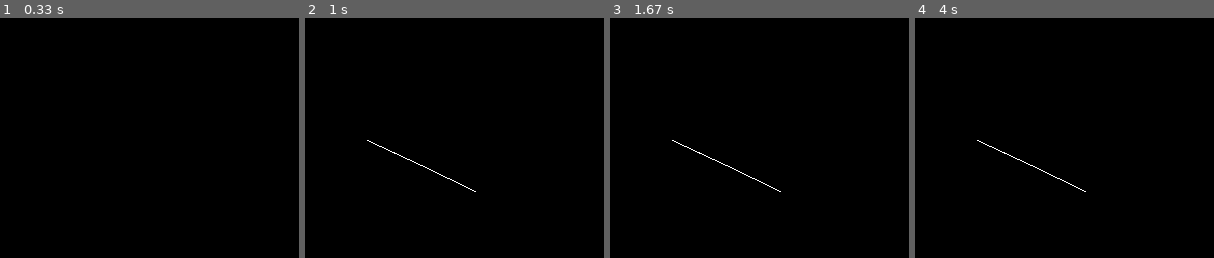
Above: before the commit, frames 1-4 (left to right).
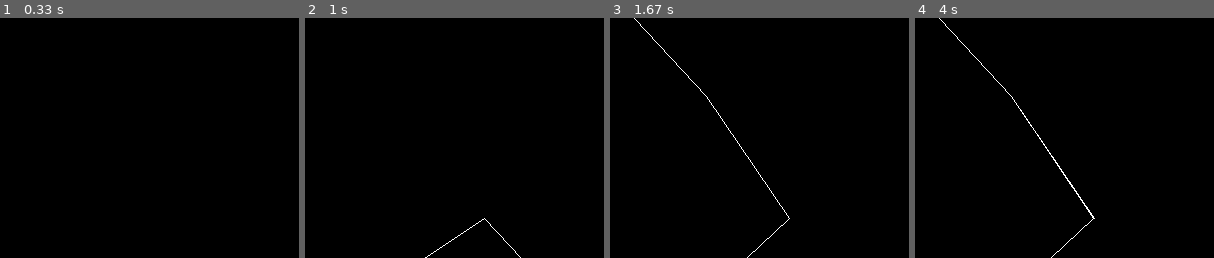
Above: after the commit, the same moments.

Repository: JonKramme/python-pygame-draw-fractals
Game: pygame game, started from main.py
The game is run twice, just before and just after one commit, with the same random seed, the same clock (stepped at 60 frames per second) and the same inputs.
Inputs (mouse positions are in pixels of both pictures, inside the frame that each line leads up to):
- Up to frame 1 (0.33 s): no input
- Up to frame 2 (1 s): press the mouse at (367, 140) at 0.37 s; move the mouse to (421, 164) at 0.47 s; release the mouse at (475, 190) at 0.6 s; tap Space at 0.67 s
- Up to frame 3 (1.67 s): tap + at 1 s
- Up to frame 4 (4 s): tap - at 2.33 s; hold + from 3.73 s (still down); tap Space at 3.8 s

Frame 1 is identical in both runs. In frame 2, 0.3% of the frame differs, in the area x 20-73%, y 50-100%; in frame 3, 0.5%; in frame 4, 0.6%, in the area x 8-61%, y 0-100%.

Commit message:
revamped everything,planning mode-> draw fractal,added keybinds, added axis aligned drawing and fixedsteps.
Planning /drawing the shape works
TODO: Calculate the translation vectors from the points!!

Diff:
--- a/fractal.py
+++ b/fractal.py
@@ -1,2 +1,11 @@
 
-def:
+class Fractal:
+    def __init__(self,points,position):
+        this.point = points
+        this.lastPoint = position
+
+    def draw(self):
+        pass
+
+    def rotatePoints(self):
+        pass
--- a/main.py
+++ b/main.py
@@ -1,38 +1,103 @@
 import sys, pygame
 import numpy as np
 
+theta = np.radians(90)
+
+rotation = np.array(( (np.cos(theta), -np.sin(theta)),
+               (np.sin(theta),  np.cos(theta)) ))
+
+
 pygame.init()
 points = []
-lastPoint = None
 size = width, height = 320, 240
 black = 0, 0, 0
-drawing = True
+white = 255, 255, 255
+colorDecrement = 255, 255, 255
+planning = True
 screen = pygame.display.set_mode(size)
-pointDistance = 5
+minPointDistance = 5  # has to be lower than stepDistance!! TODO:rework this
+alignAxis = False
+fixedStep = False # currently only available during alignAxis Mode.
+stepDistance = 10
+nextPoint = np.array(pygame.mouse.get_pos())
+fractalDepth = 5
 
 while 1:
     for event in pygame.event.get():
         if event.type == pygame.QUIT: sys.exit()
 
-        if pygame.mouse.get_pressed()[0] == 1:
-            if lastPoint is not None:
-                mouse = np.array(pygame.mouse.get_pos())
-                if np.linalg.norm(lastPoint - mouse) > pointDistance:
-                    points.append(lastPoint)
-                    lastPoint = mouse
+        if event.type == pygame.KEYDOWN:
+            if event.key == pygame.K_PLUS:
+                fractalDepth += 1
 
+            if event.key == pygame.K_MINUS:
+                fractalDepth -= 1
+
+        if planning:
+            if event.type == pygame.KEYDOWN:
+                if event.key == pygame.K_LSHIFT:
+                    alignAxis = True
+
+                if event.key == pygame.K_f:
+                    fixedStep = not fixedStep
+
+                if event.key == pygame.K_SPACE:
+                    planning = False
+
+                if event.key == pygame.K_PLUS:
+                    fractalDepth+=1
+
+                if event.key == pygame.K_MINUS:
+                    fractalDepth-=1
+
+            if event.type == pygame.KEYUP:
+                if event.key == pygame.K_LSHIFT:
+                    alignAxis = False
+
+            # LEFT MOUSE BUTTON EVENT
+            if pygame.mouse.get_pressed()[0] == 1:
+                if len(points) != 0:
+                    # minimum distance to make hold and drag possible without too many points.
+                    if np.linalg.norm(points[-1] - nextPoint) > minPointDistance:
+                        points.append(nextPoint)
+
+                # No points so just add the first one
+                else:
+                    points.append(np.array(pygame.mouse.get_pos()))
+
+            # RIGHT MOUSE BUTTON EVENT
+            if pygame.mouse.get_pressed() == (0, 0, 1):
+                points = points[:-1]  # set the list to the same list without the last element. Better than pop as it
+                # throws no error
+
+        # calculate the next position
+        nextPoint = np.array(pygame.mouse.get_pos())
+        if alignAxis and len(points) > 0:
+            if abs(nextPoint[0]-points[-1][0]) > abs(nextPoint[1]-points[-1][1]):
+                nextPoint[1] = points[-1][1]  # set to the axis of the last point
+                if fixedStep:
+                    # multiply the stepDistance by the direction of the vectors
+                    nextPoint[0] = points[-1][0]+stepDistance*(nextPoint[0]-points[-1][0])//abs(nextPoint[0]-points[-1][0])
             else:
-                lastPoint = np.array(pygame.mouse.get_pos())
+                nextPoint[0] = points[-1][0]  # set to the axis of the last point
+                if fixedStep:
+                    nextPoint[1] = points[-1][1]+stepDistance*(nextPoint[1]-points[-1][1])//abs(nextPoint[1]-points[-1][1])
 
-        if pygame.mouse.get_pressed() == (0, 0, 1):
-            lastPoint = pygame.mouse.get_pos()
 
-    #screen.fill(black)
-    if drawing and len(points) > 0:
-        lp = points[0]
-        for x in points[1::]:
-            pygame.draw.line(screen, (255, 255, 255), lp, x, 1)
-            lp = x
-        pygame.draw.line(screen, (255, 255, 255), lastPoint, lp, 1)
+    screen.fill(black)
+    if len(points) > 0:
+        if planning:
+            lp = nextPoint  # Points are drawn in revers starting from the "next" position/ the cursor
+            for x in points[::-1]:
+                pygame.draw.line(screen, (255, 255, 255), lp, x, 1)
+                lp = x
+        else: # fractal drawing time!
+            lp = (200,200)
+            for x in range(fractalDepth):
+                for point in points:
+                    pygame.draw.line(screen, colorDecrement, lp, lp+point, 1) # TODO: Points are origin vectors. need to calculate the vector from one point to the next.
+                    lp = lp+point
+                points = [np.array(x).dot(rotation) for x in points]
+                #colorDecrement = [x-(256/fractalDepth) for x in colorDecrement]
 
     pygame.display.flip()
